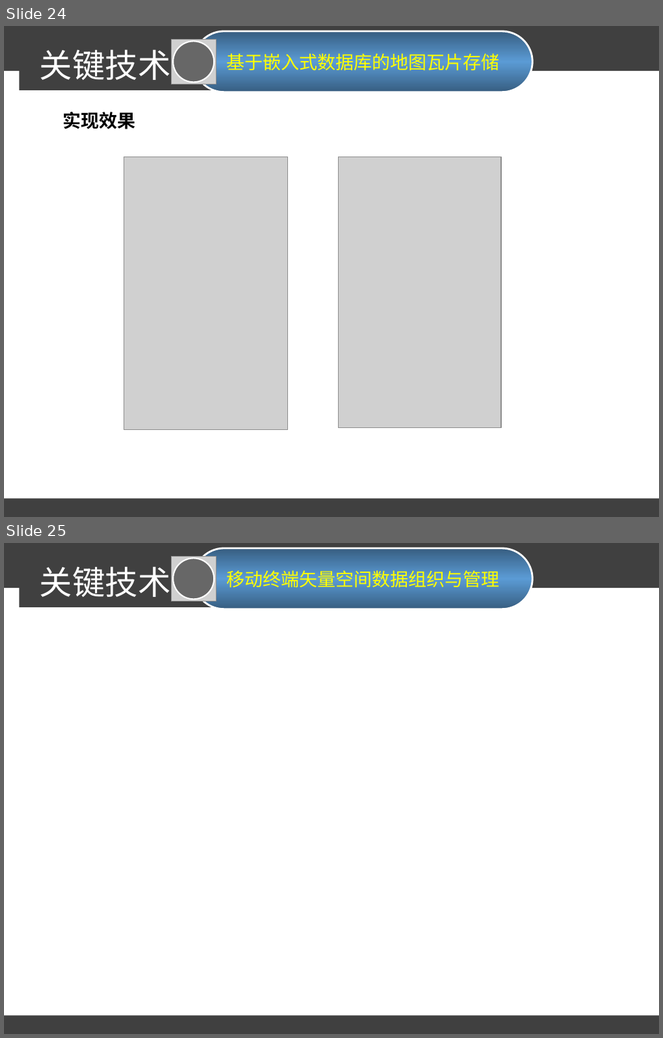
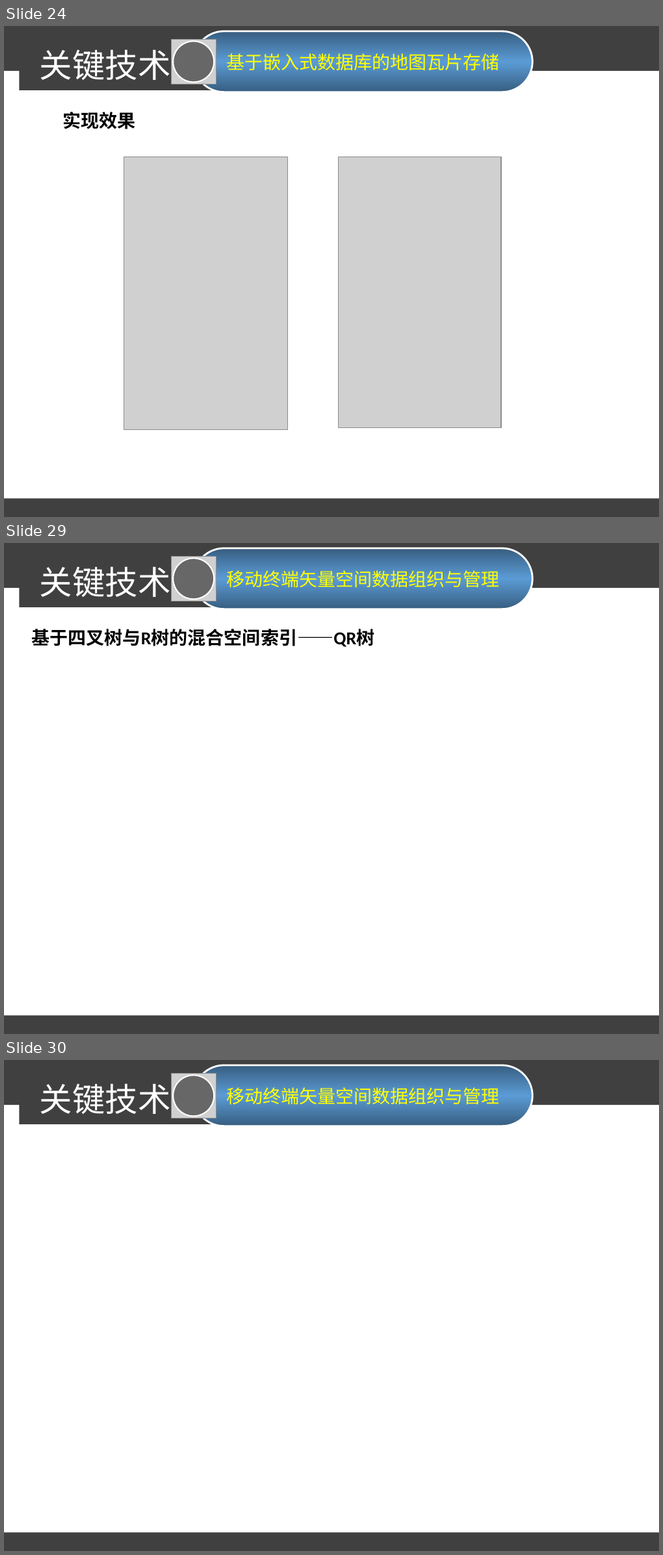
Before and after one commit to sunxianlei/MyThesis, a slide deck: 汇报答辩/论文答辩.ppt. Shown one above the other, each under a label of ours: slides 24 and 25 before the commit, slides 24, 29 and 30 after it; the slides between them are not shown. The pictures are 663x1038 and 663x1555 pixels, drawn with LibreOffice and Linux fonts; fonts in the diff are those of the drawing; grey boxes stand for pictures. Boxes give left, top, right and bottom in pixels: in the first picture for what was removed or moved away, otherwise in the second. Text is boxed around its words. In the diff, an @@ line names an element or a change of style, - is before the commit and + after.

Commit message:
添加第二第三技术点框架部分
添加第二第三技术点框架部分

```diff
--- a/汇报答辩/论文答辩.ppt
+++ b/汇报答辩/论文答辩.ppt
@@ slide 29 added at bbox=[4, 543, 659, 1034], background #FFFFFF; not listed: 3 template elements that a slide beside it also shows @@
@@ picture added at bbox=[171, 556, 216, 601] @@
@@ ellipse added at bbox=[173, 558, 215, 600], fill #000000 at 50% opacity, outline #FFFFFF 1.5 pt @@
@@ rounded rectangle added at bbox=[193, 548, 532, 609], fill gradient #375E81 to #5B9BD5, outline #FFFFFF 2.01 pt, 20 pt, text #FFFF00 @@
+移动终端矢量空间数据组织与管理
@@ text added at bbox=[40, 566, 171, 597], 36 pt, text #FFFFFF @@
+关键技术
@@ text added at bbox=[32, 629, 375, 647], 20 pt, text #000000, bold @@
+基于四叉树与R树的混合空间索引——QR树
@@ what was slide 25 is now slide 30 @@
```
Also in this commit, not shown: 1 slide changed, 10 other slides added.
